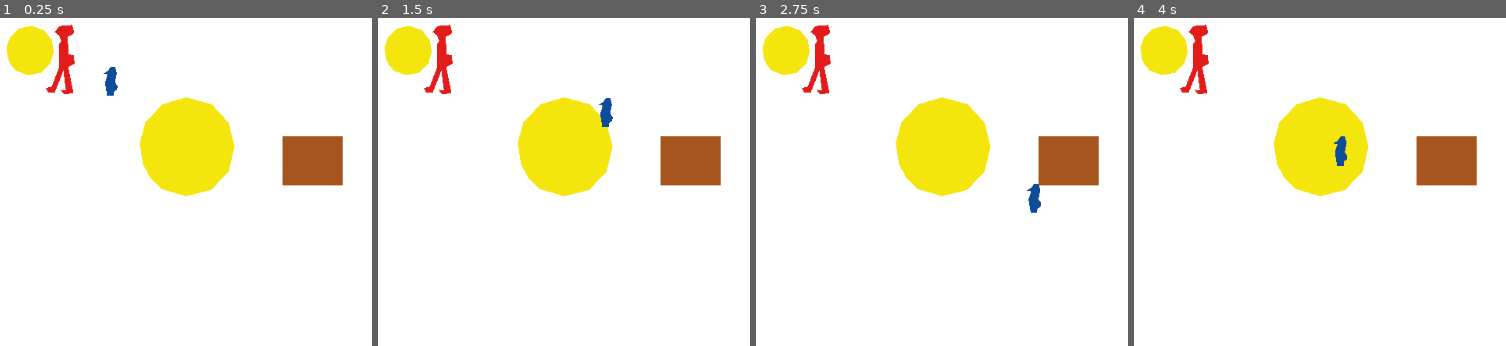
Above: before the commit, frames 1-4 (left to right).
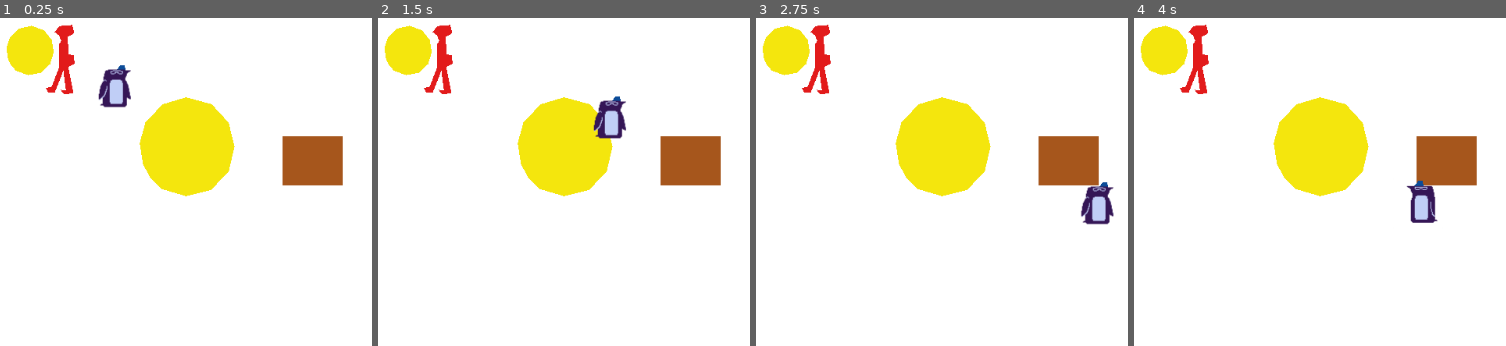
Above: after the commit, the same moments.

Repository: FlorentinBurgeat/jam16
Game: Godot game, scene res://Scenes/Zoo.tscn
Two runs of this game, one before a commit and one after it. Both use one fixed random seed, a clock stepped at 60 frames per second and the inputs below.
Inputs:
- Up to frame 1 (0.25 s): no input
- Up to frame 2 (1.5 s): tap Enter at 0.5 s; hold Right (ui_right) 0.53-1.28 s; hold Down (ui_down) from 1.28 s (still down)
- Up to frame 3 (2.75 s): release Down (ui_down) at 2.03 s; hold Right (ui_right) from 2.03 s (still down)
- Up to frame 4 (4 s): release Right (ui_right) at 2.78 s; hold Up (ui_up) 2.78-3.53 s; hold Left (ui_left) from 3.53 s (still down)

The runs differ from the first frame. In frame 1, 0.9% of the frame differs, in the area x 26-36%, y 14-28%; in frame 2, 0.9%; in frame 3, 1.1%, in the area x 72-97%, y 50-64%; in frame 4, 1.1%.

Commit message:
add sprite and anim pinguin

Diff:
--- a/Composants/Pingouin/Pingouin.gd
+++ b/Composants/Pingouin/Pingouin.gd
@@ -28,9 +28,19 @@
 
 # Called every frame. 'delta' is the elapsed time since the previous frame.
 func _process(delta):
+	var velocity = calculateVelocity(calculateTargetedPosition())
 	if can_move:
-		var velocity = calculateVelocity(calculateTargetedPosition())
 		move_and_collide(velocity * delta)
+	if velocity.x != 0 || velocity.y != 0 :
+		if $AnimatedSprite.playing == false:
+			$AnimatedSprite.play("walk")
+		if velocity.x < 0 :
+			$AnimatedSprite.set_flip_h(true)
+		if velocity.x > 0  :
+			$AnimatedSprite.set_flip_h(false)
+	else:
+		$AnimatedSprite.stop()
+
 
 func _on_Spotlight_body_entered(body):
 	print_debug('SPOTTED Spotlight - TODO')
--- a/Composants/Pingouin/Pingouin.tscn
+++ b/Composants/Pingouin/Pingouin.tscn
@@ -1,9 +1,31 @@
-[gd_scene load_steps=2 format=2]
+[gd_scene load_steps=7 format=2]
 
 [ext_resource path="res://Composants/Pingouin/Pingouin.gd" type="Script" id=1]
+[ext_resource path="res://spritesping.png" type="Texture" id=2]
+
+[sub_resource type="AtlasTexture" id=1]
+flags = 4
+atlas = ExtResource( 2 )
+region = Rect2( 0, 0, 64, 64 )
+
+[sub_resource type="AtlasTexture" id=2]
+flags = 4
+atlas = ExtResource( 2 )
+region = Rect2( 64, 0, 64, 64 )
+
+[sub_resource type="SpriteFrames" id=5]
+animations = [ {
+"frames": [ SubResource( 1 ), SubResource( 2 ) ],
+"loop": true,
+"name": "walk",
+"speed": 5.0
+} ]
+
+[sub_resource type="RectangleShape2D" id=6]
+extents = Vector2( 14.4781, 23.979 )
 
 [node name="Pingouin" type="KinematicBody2D"]
-position = Vector2( 72.106, 60.3069 )
+position = Vector2( 84.0924, 58.434 )
 script = ExtResource( 1 )
 __meta__ = {
 "_edit_group_": true
@@ -13,8 +35,10 @@
 color = Color( 0.0509804, 0.301961, 0.6, 1 )
 polygon = PoolVector2Array( 4.08804, 8.77024, -4.15265, 8.77024, -6.96198, -7.89842, -3.77807, -18.7611, -9.02215, -19.6976, -3.21621, -23.4434, 0.529564, -28.5001, 5.77364, -28.6874, 8.20838, -20.0722, 5.77364, -8.46029, 9.14482, -3.96536, 8.39567, 0.904129, 4.46262, 3.52617 )
 
-[node name="CollisionPolygon2D" type="CollisionPolygon2D" parent="."]
-position = Vector2( -3.12101, -8.34944 )
-scale = Vector2( 0.28601, 1.29447 )
-polygon = PoolVector2Array( 23.896, 12.7912, -2.29733, 12.9359, -14.7392, 0.203739, 12.7638, -15.5668, 29.1346, -15.4221, 36.3378, -8.47727 )
-one_way_collision_margin = 0.0
+[node name="AnimatedSprite" type="AnimatedSprite" parent="."]
+frames = SubResource( 5 )
+animation = "walk"
+
+[node name="CollisionShape2D" type="CollisionShape2D" parent="."]
+position = Vector2( -5.99323, 0.936443 )
+shape = SubResource( 6 )
Binary file added: spritesping.png
Not shown, added: spritesping.png.import
